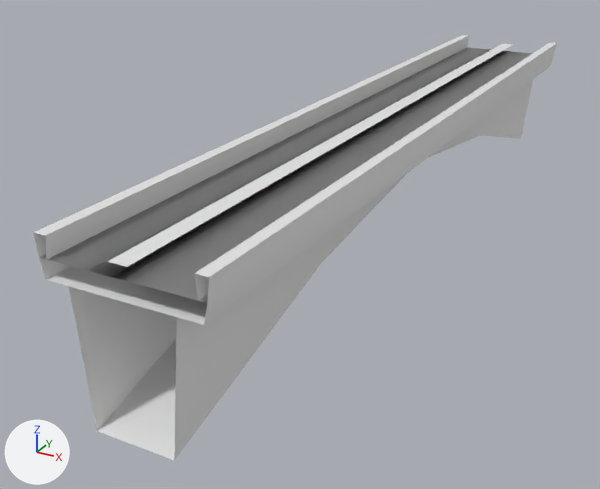
A saved change to the OBJ model Resources/Meshes/Bridge_Pavement_LOD.obj.
The view is the same before and after, from a 50 mm camera at (24.2, -58.4, 17.0) aimed at (-5.0, -5.4, -9.5). Arrows for +X, +Y and +Z are at lower left; the lights stay in place. Where no turn or scale is listed for an object, it has been applied to the vertices. Vertices at the same position are counted once.

Names of what the first picture shows: 'Bridge_Pavement_LOD'.
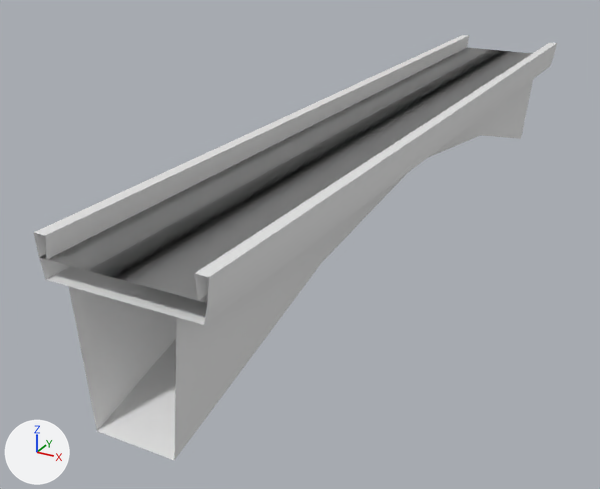
Boxes [x1, y1, x2, y2] around the edits, measured in the pictures (600 x 489 px):
```json
{"part": 1, "of": "me_bridge_pavement_lod", "change": "deleted", "before": [107, 44, 513, 267]}
```

The change, as JSON lines over the scene's bpy script:
```json
{"block": "me_bridge_pavement_lod", "where": "me_bridge_pavement_lod.from_pydata(...)  # 80 vertices, 128 faces; spans x -5.2..5.2, y -32.0..32.0, z -9.4..1.3"}
{"block": "me_bridge_pavement_lod", "where": "# used by ob_bridge_pavement_lod; location = (0.0, 0.0, 0.0)"}
{"block": "me_bridge_pavement_lod", "change": "me_bridge_pavement_lod part 1: the loose piece of 10 vertices spanning x -0.6..0.6, y -32.0..32.0, z 0.8 is deleted"}
```
